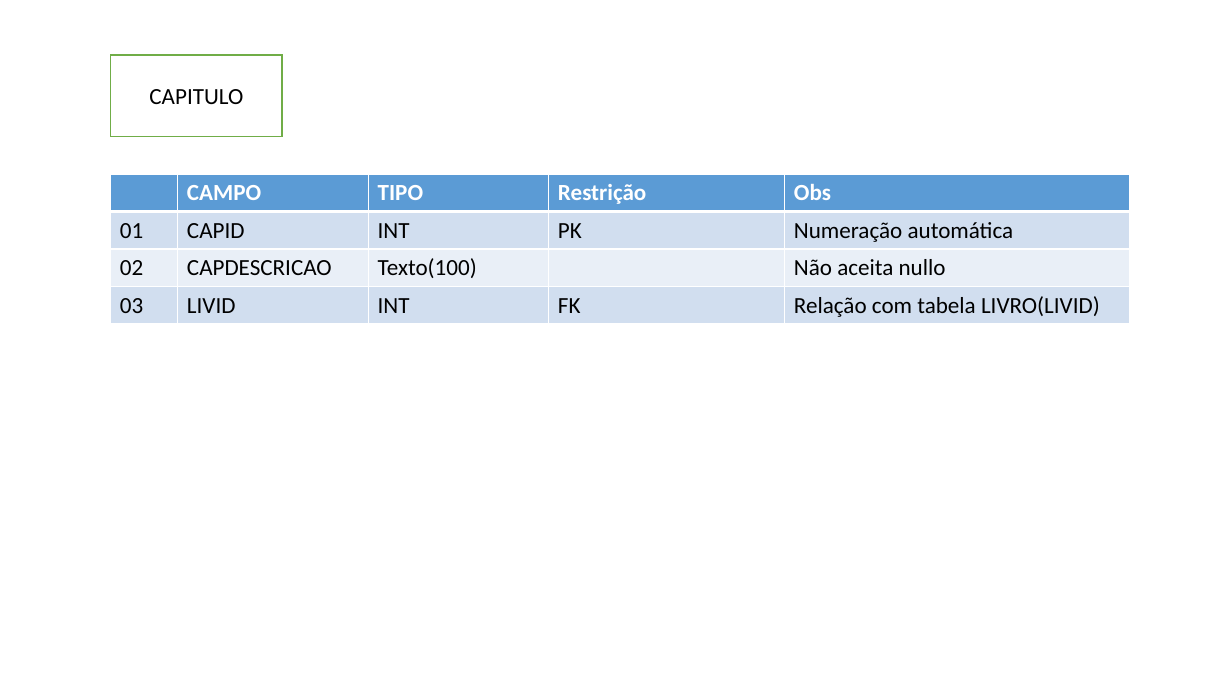
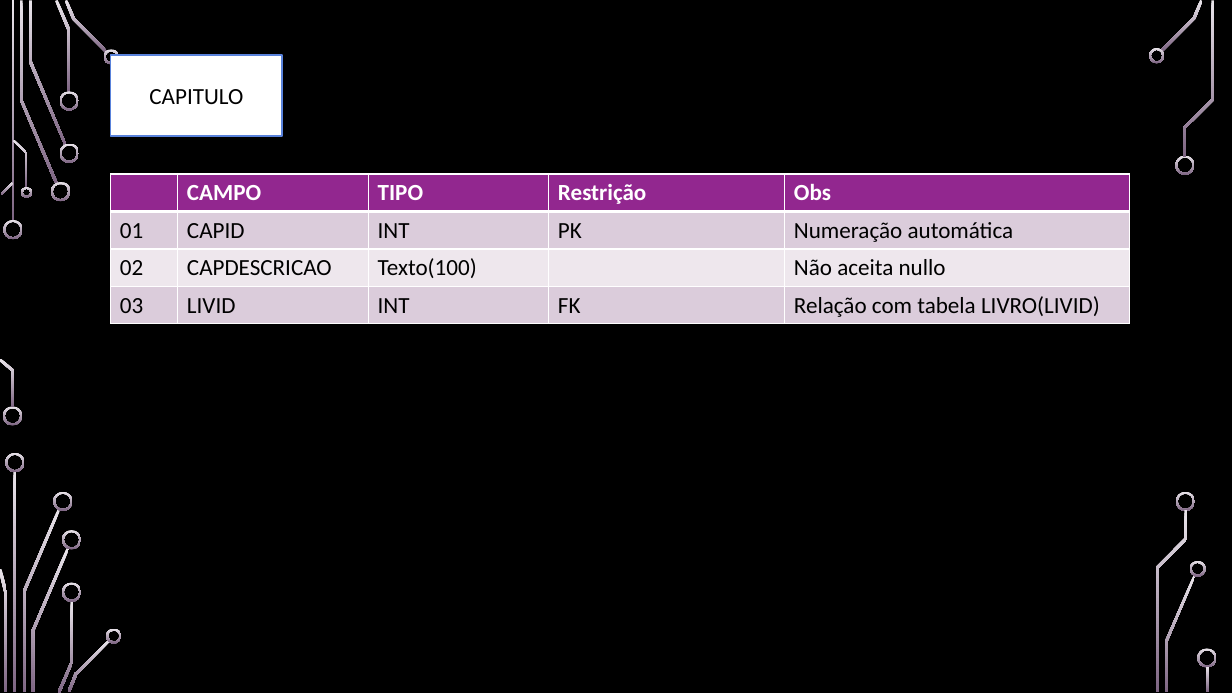
Before and after one commit to viniciuss1812/Projeto-Bookcard, a slide deck: slide 6 of Documentacao/bookCarddocumentacao.pptx. Drawn at 1232x693 pixels with LibreOffice and Linux fonts; fonts in the diff are those of the drawing; background and template pictures are left out. Boxes give left, top, right and bottom in pixels: in the first picture for what was removed or moved away, otherwise in the second. Text is boxed around its words. In the diff, an @@ line names an element or a change of style, - is before the commit and + after.

```diff
--- a/Documentacao/bookCarddocumentacao.pptx
+++ b/Documentacao/bookCarddocumentacao.pptx
@@ background #FFFFFF to picture (left out) @@
@@ rectangle "CAPITULO" at (111, 55, 283, 137): outline #70AD47 1 pt to #5982DB 1.25 pt @@
@@ table at (111, 174, 1129, 323) @@
@@ fill #5B9BD5 to #92278F in row 1 @@
@@ fill #D2DEEF to #DCCDDB in 10 cells @@
@@ fill #EAEFF7 to #EEE8EE in row 3 @@
@@ group added at (0, 0, 1217, 693): 33 freeform shapes, 3 rectangles @@
```
Also in this commit, not shown: 18 other slides changed, 34 other files.
